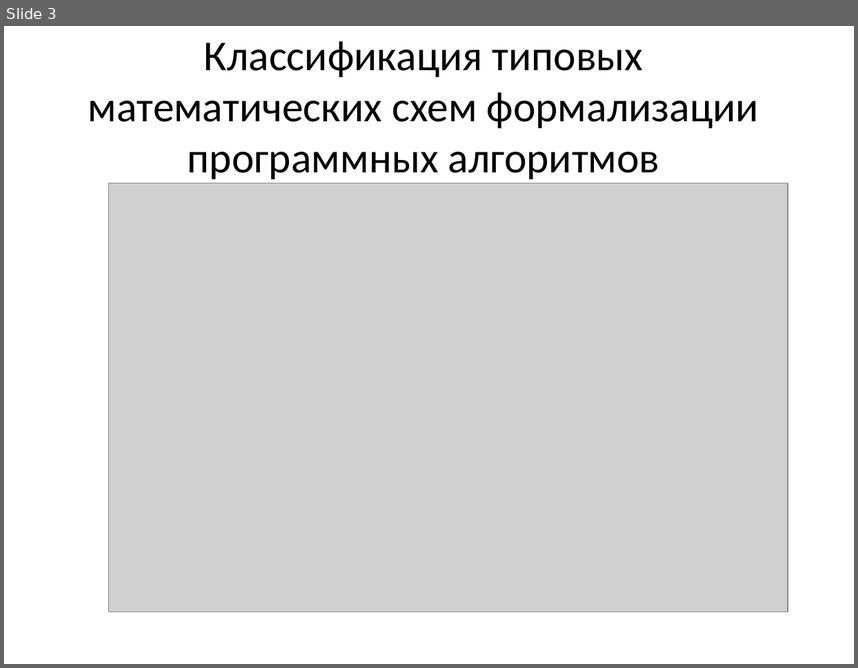
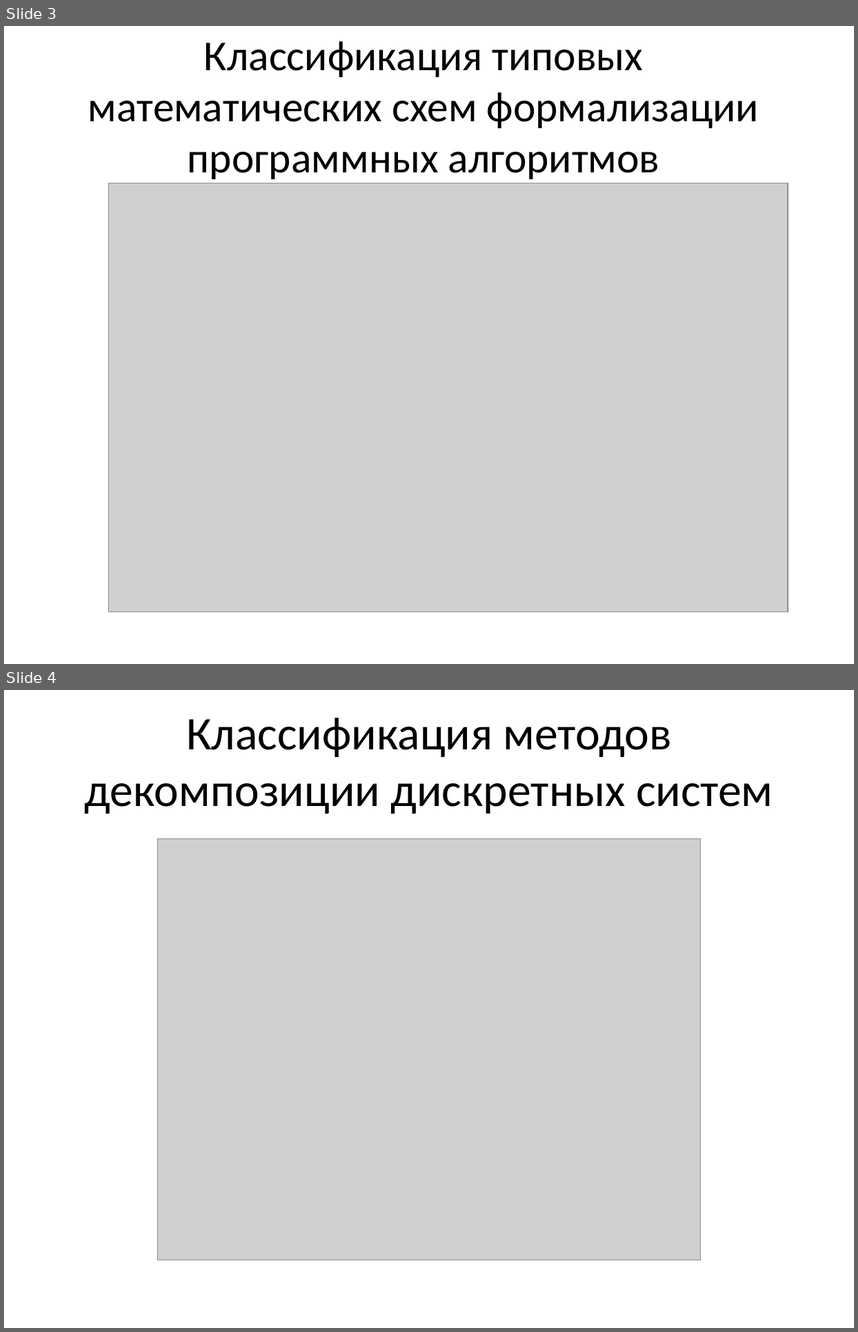
Before and after one commit to erad888/fsm-decompose, a slide deck: Презентация.pptx. Shown one above the other, each under a label of ours: slide 3 before the commit, slides 3 and 4 after it. The pictures are 858x668 and 858x1332 pixels, drawn with LibreOffice and Linux fonts; fonts in the diff are those of the drawing; grey boxes stand for pictures. Boxes give left, top, right and bottom in pixels: in the first picture for what was removed or moved away, otherwise in the second. Text is boxed around its words. In the diff, an @@ line names an element or a change of style, - is before the commit and + after.

```diff
--- a/Презентация.pptx
+++ b/Презентация.pptx
@@ slide 4 added at box(4, 690, 854, 1328), background #FFFFFF @@
@@ title added at box(84, 718, 773, 814), 39.6 pt, text #000000 @@
+Классификация методов декомпозиции дискретных систем
@@ picture added at box(157, 839, 700, 1259) @@
```
Also in this commit, not shown: 3 slides changed, 2 other slides added, 6 other files.
